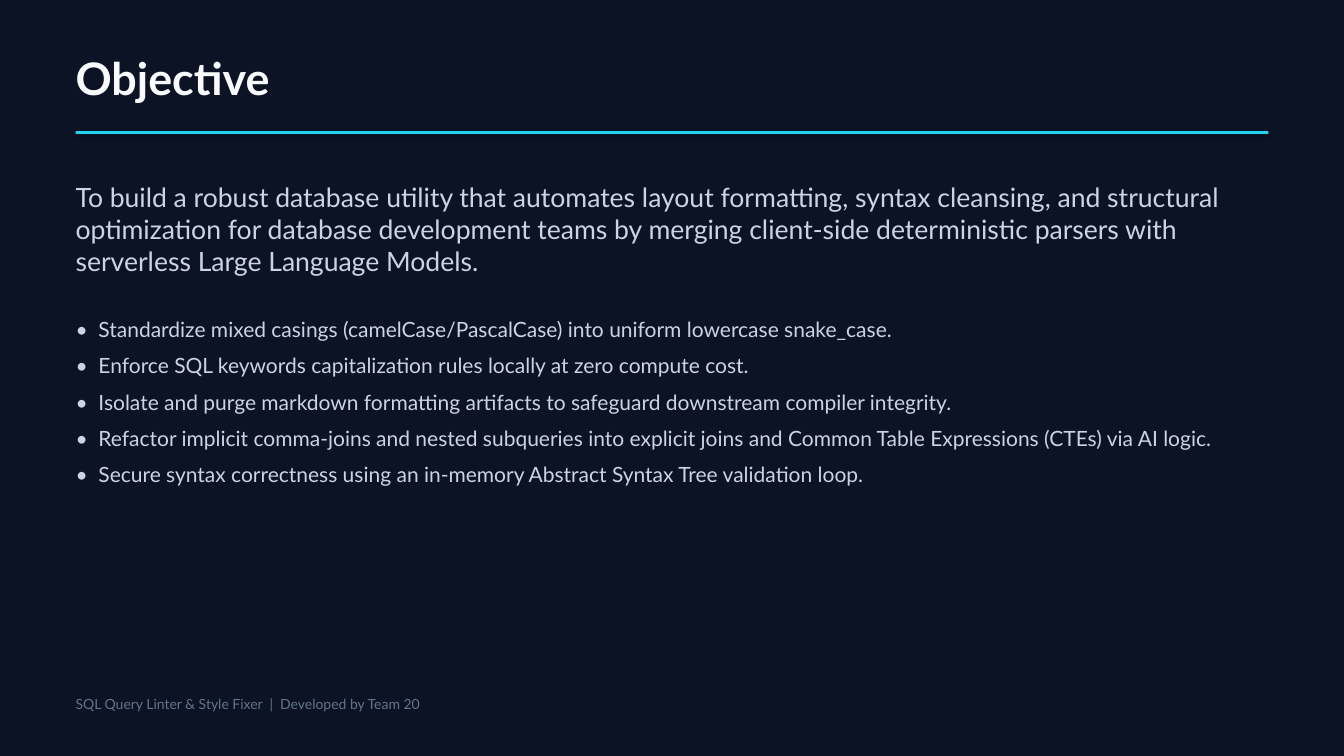
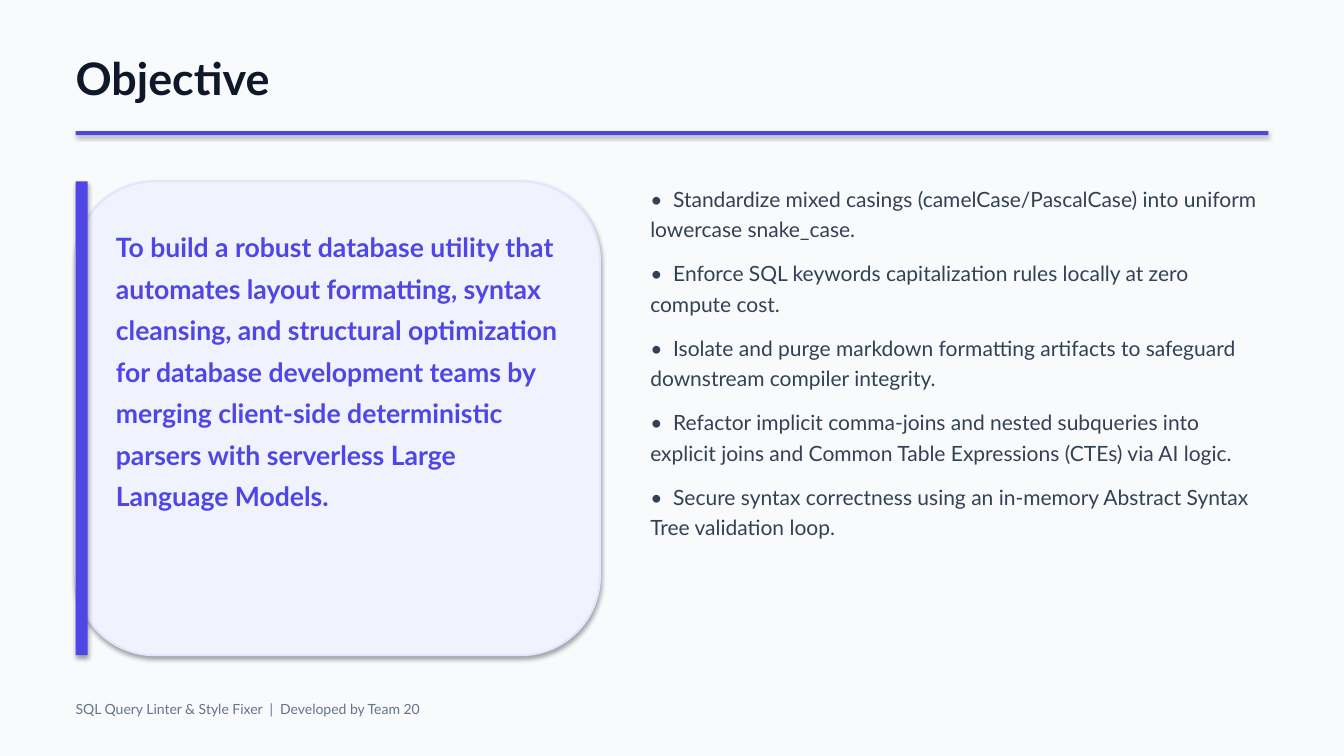
Before and after one commit to bharathpyla/sql-query-linter-style-fixer, a slide deck: slide 2 of Presentation.pptx. Drawn at 1344x756 pixels with LibreOffice and Linux fonts; fonts in the diff are those of the drawing. Boxes give left, top, right and bottom in pixels: in the first picture for what was removed or moved away, otherwise in the second. Text is boxed around its words. In the diff, an @@ line names an element or a change of style, - is before the commit and + after.

Commit message:
Update presentation Presentation.pptx with modern indigo/violet theme and card layouts

```diff
--- a/Presentation.pptx
+++ b/Presentation.pptx
@@ background #0B1324 to #F8FAFC @@
@@ text "Objective" at [76, 61, 270, 103]: text colour #F8FAFC to #0F172A @@
@@ rectangle at [76, 131, 1268, 135]: fill #22D3EE to #4F46E5 @@
@@ text at [76, 187, 1218, 276]: paragraph removed @@
-To build a robust database utility that automates layout formatting, syntax cleansing, and structural optimization for database development teams by merging client-side deterministic parsers with serverless Large Language Models.
@@ rounded rectangle added at [76, 181, 600, 655], fill #F0F2FE, outline #E0E7FF 1.5 pt @@
@@ rectangle added at [76, 181, 88, 655], fill #4F46E5 @@
@@ text "• Standardize mixed casings (camelCase/PascalCase) ...": place and size @@
-text "• Standardize mixed casings (camelCase/PascalCase) ..." at [76, 187, 1218, 486]
+text "• Standardize mixed casings (camelCase/PascalCase) ..." at [650, 191, 1256, 539]
@@ text "• Standardize mixed casings (camelCase/PascalCase) ..." at [650, 191, 1256, 539]: text colour #CBD5E1 to #334155; line spacing 1 to 1.2; more space between paragraphs @@
@@ text added at [116, 237, 557, 511], 19 pt, text #4F46E5, bold @@
+To build a robust database utility that automates layout formatting, syntax cleansing, and structural optimization for database development teams by merging client-side deterministic parsers with serverless Large Language Models.
@@ text "SQL Query Linter & Style ...": place and size @@
-text "SQL Query Linter & Style ..." at [76, 699, 420, 711]
+text "SQL Query Linter & Style ..." at [76, 703, 420, 717]
```
Also in this commit, not shown: 7 other slides changed.
